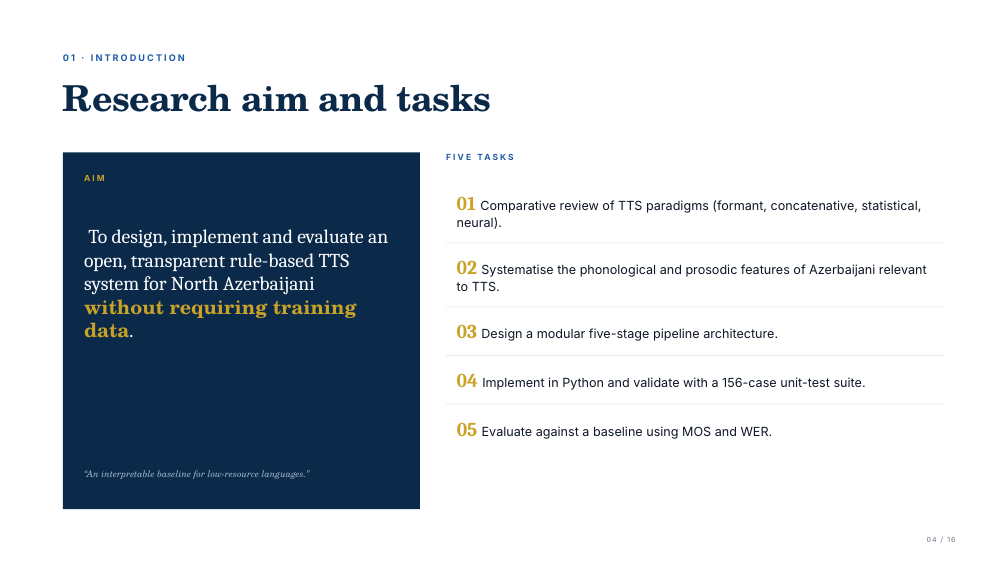
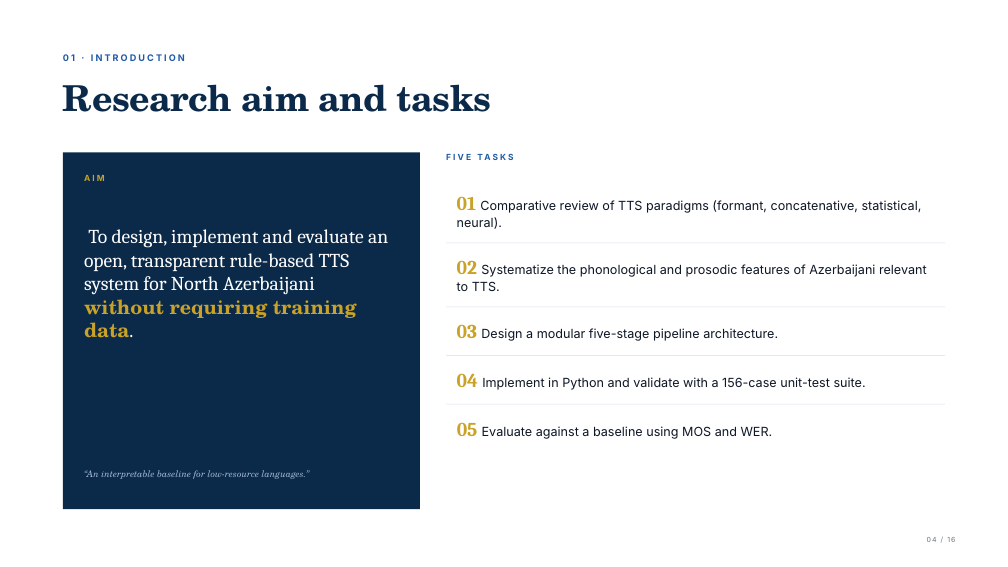
Before and after one commit to ulvibashir/TTS-system-for-Azerbaijani-language, a slide deck: slide 4 of 04_Result/presentation.pptx. Drawn at 1008x567 pixels with LibreOffice and Linux fonts; fonts in the diff are those of the drawing; background and template pictures are left out. Boxes give left, top, right and bottom in pixels: in the first picture for what was removed or moved away, otherwise in the second. Text is boxed around its words. In the diff, an @@ line names an element or a change of style, - is before the commit and + after.

Commit message:
Update

```diff
--- a/04_Result/presentation.pptx
+++ b/04_Result/presentation.pptx
@@ text at box(457, 260, 927, 291): text changed @@
-02 Systematise the phonological and prosodic features of Azerbaijani relevant to TTS.
+02 Systematize the phonological and prosodic features of Azerbaijani relevant to TTS.
```
Also in this commit, not shown: 7 other slides changed.
